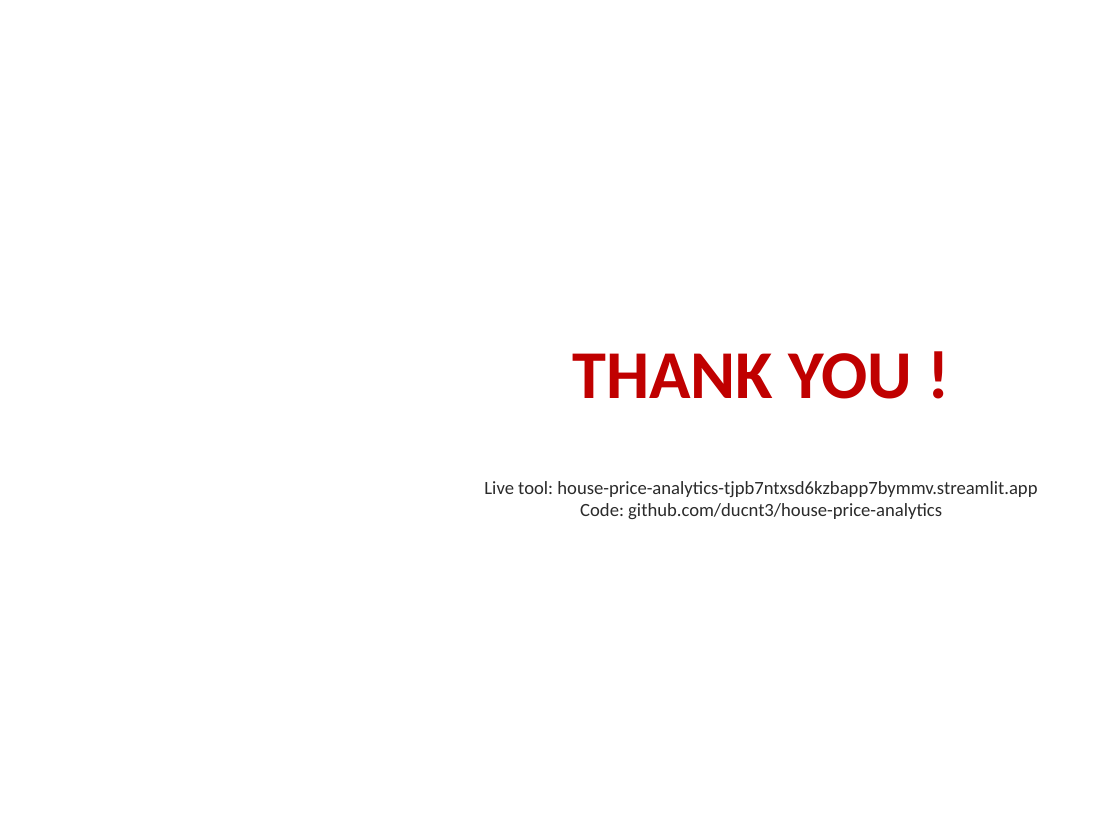
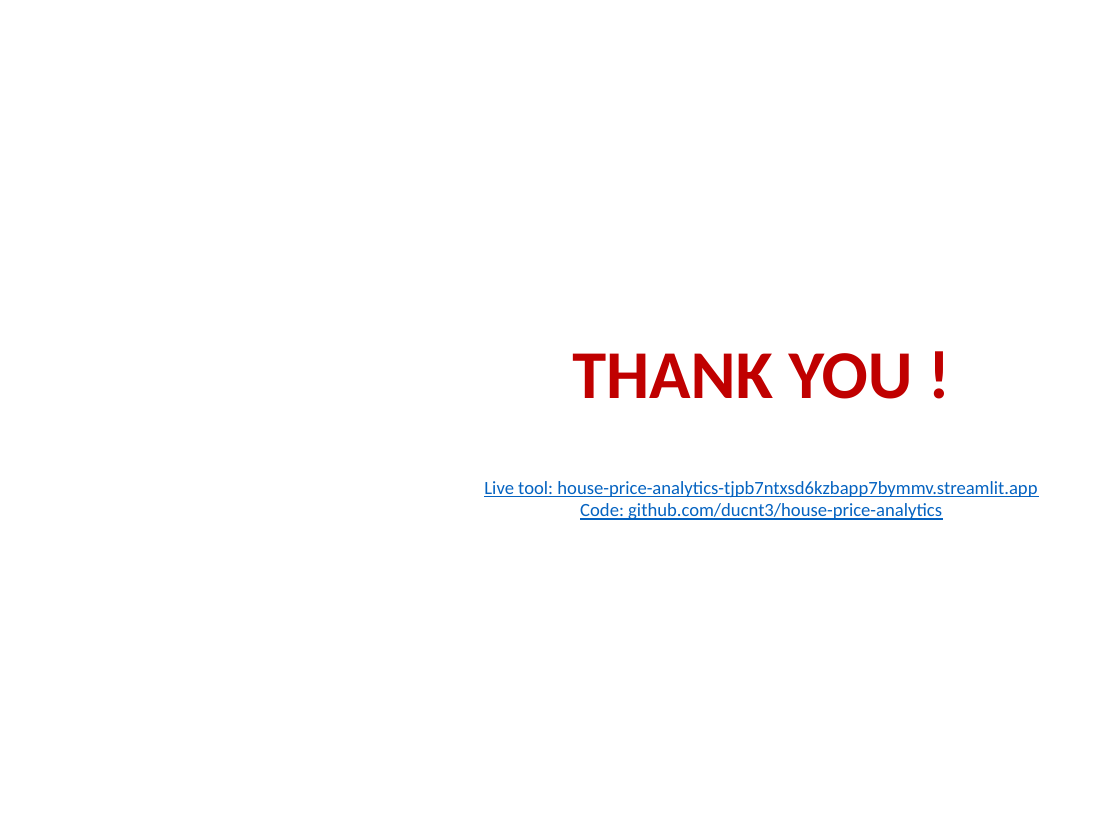
Before and after one commit to ducnt3/house-price-analytics, a slide deck: slide 22 of reports/hust-house-price-slides.pptx. Drawn at 1120x840 pixels with LibreOffice and Linux fonts; fonts in the diff are those of the drawing; background and template pictures are left out. Boxes give left, top, right and bottom in pixels: in the first picture for what was removed or moved away, otherwise in the second. Text is boxed around its words. In the diff, an @@ line names an element or a change of style, - is before the commit and + after.

Commit message:
fix: clickable hyperlinks for live tool and repo in slides

```diff
--- a/reports/hust-house-price-slides.pptx
+++ b/reports/hust-house-price-slides.pptx
@@ text "Live tool: house-price-analytics-tjpb7ntxsd6kzbapp7bymmv.str ..." at <box>484,481,1037,520</box>: text colour #2B2B2B to #0563C1, underline on @@
```
Also in this commit, not shown: 1 other slide changed, 1 other file.
